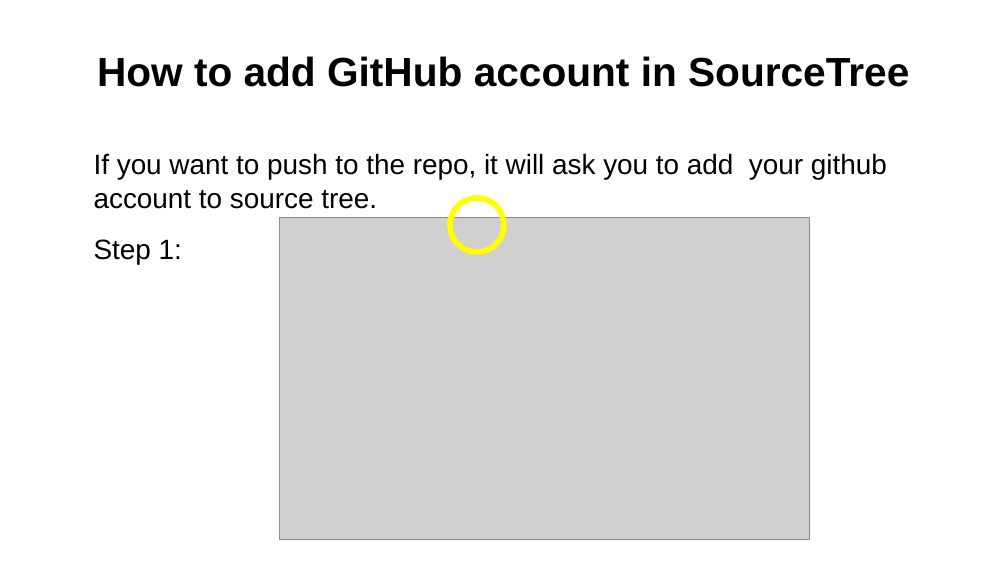
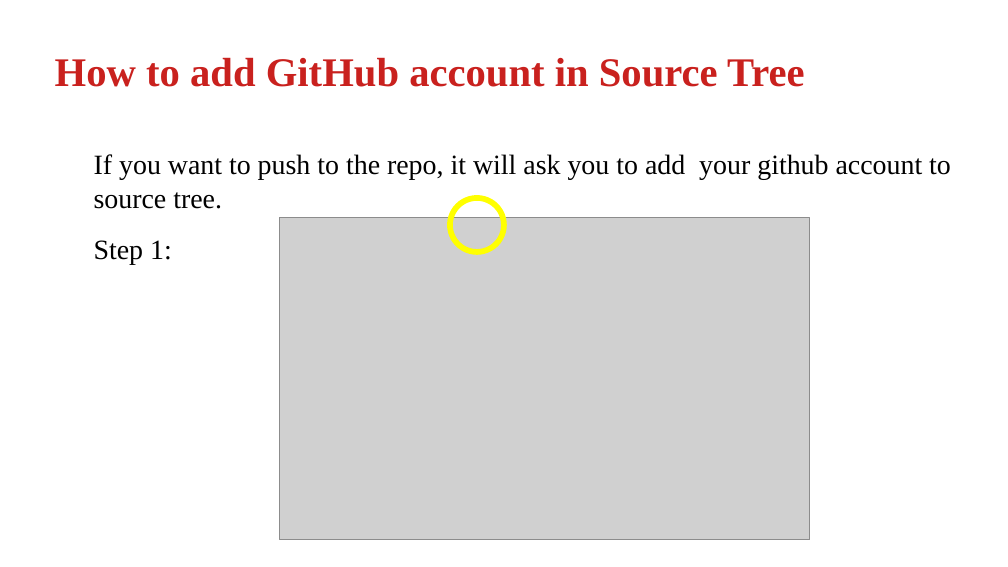
Before and after one commit to anubhavAnora/presentation, a slide deck: slide 14 of Presentation.odp. Drawn at 1008x567 pixels with LibreOffice and Linux fonts; fonts in the diff are those of the drawing; grey boxes stand for pictures. Boxes give left, top, right and bottom in pixels: in the first picture for what was removed or moved away, otherwise in the second. Text is boxed around its words. In the diff, an @@ line names an element or a change of style, - is before the commit and + after.

```diff
--- a/Presentation.odp
+++ b/Presentation.odp
@@ title at [55, 57, 805, 87]: text changed; font Arial to Times New Roman; text colour #000000 to #C9211E @@
-How to add GitHub account in SourceTree
+How to add GitHub account in Source Tree
@@ text "If you want to push ..." at [94, 154, 951, 265]: font Arial to Times New Roman @@
```
Also in this commit, not shown: 13 other slides changed.
